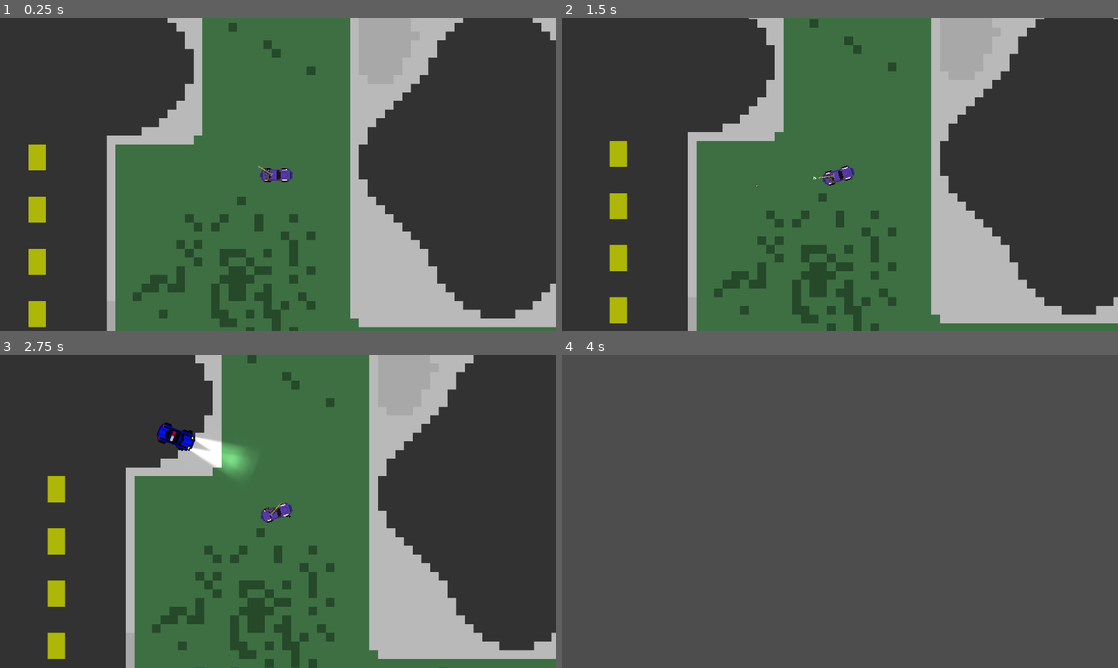
Above: before the commit, frames 1-4 (two rows, left to right).
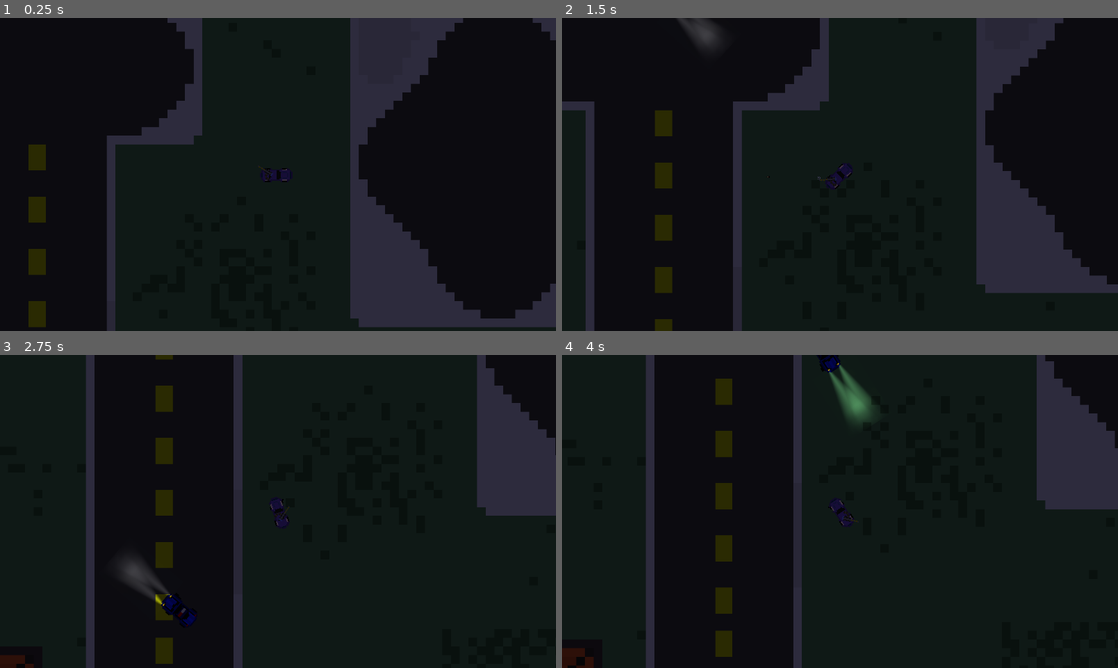
Above: after the commit, the same moments.

Repository: lionidasgerasimatos/Route-E40
Game: Godot game, scene res://Scene/world.tscn
Two runs of this game, one before a commit and one after it. Both use one fixed random seed, a clock stepped at 60 frames per second and the inputs below.
Inputs (mouse positions are in pixels of both pictures, inside the frame that each line leads up to):
- Up to frame 1 (0.25 s): no input
- Up to frame 2 (1.5 s): tap Enter at 0.5 s; move the mouse to (962, 158) at 0.52 s; hold D (right) 0.53-1.28 s; hold Space (handbreak) 0.53-1.28 s; move the mouse to (728, 190) at 1.27 s; hold S (down) from 1.28 s (still down); click (728, 190) at 1.35 s
- Up to frame 3 (2.75 s): move the mouse to (333, 442) at 2.02 s; release S (down) at 2.03 s; hold D (right) from 2.03 s (still down); hold Space (handbreak) from 2.03 s (still down)
- Up to frame 4 (4 s): move the mouse to (812, 574) at 2.77 s; release D (right) at 2.78 s; release Space (handbreak) at 2.78 s; hold W (up) 2.78-3.53 s; click (812, 574) at 2.85 s; move the mouse to (1006, 558) at 3.52 s; hold A (left) from 3.53 s (still down); hold Space (handbreak) from 3.53 s (still down)

The runs differ from the first frame. In frame 1, 100% of the frame differs, in the area x 0-100%, y 0-100%; in frame 2, 92%; in frame 3, 93%; in frame 4, 100%.

Commit message:
Add occlusion layer

Diff:
--- a/Scene/world.tscn
+++ b/Scene/world.tscn
@@ -12,6 +12,15 @@
 outlines = Array[PackedVector2Array]([PackedVector2Array(32, 8.09641, -1.92772, 9.06027, -1.92772, 19.0844, -28.1447, 19.8555, -25.8314, 7.51809, -25.8314, -7.90363, -25.0603, -21.3976, -0.771088, -22.1687, -0.771088, -7.51809, 24.2946, -8.16062, 32, -8.09641)])
 agent_radius = 0.0
 
+[sub_resource type="OccluderPolygon2D" id="OccluderPolygon2D_pcvp0"]
+polygon = PackedVector2Array(-29.7666, -25.7198, -16.9967, -25.8997, -17.3564, -14.5686, -29.9465, -14.9283)
+
+[sub_resource type="OccluderPolygon2D" id="OccluderPolygon2D_37axr"]
+polygon = PackedVector2Array(13.3995, -29.6767, 32, -29.317, 32, -29.6767, 32, -13.4894, 13.2196, -13.6693)
+
+[sub_resource type="OccluderPolygon2D" id="OccluderPolygon2D_ol2hl"]
+polygon = PackedVector2Array(18.9751, 18.1657, 18.9751, 30.2163, 29.227, 30.2163, 29.5868, 18.7053)
+
 [sub_resource type="NavigationPolygon" id="NavigationPolygon_scul4"]
 vertices = PackedVector2Array(9.0625, -7.71094, 32, -8.09375, 32, 8.09375, 7.51563, 9.25, -7.51563, -8.09375, -7.90625, -32, 8.67188, -32, -7.90625, 7.71094, -32, 7.32813, -32, -8.48438)
 polygons = Array[PackedInt32Array]([PackedInt32Array(0, 1, 2, 3), PackedInt32Array(4, 5, 6, 0, 3), PackedInt32Array(4, 3, 7), PackedInt32Array(8, 9, 4, 7)])
@@ -23,6 +32,12 @@
 polygons = Array[PackedInt32Array]([PackedInt32Array(0, 1, 2, 3), PackedInt32Array(4, 5, 6, 0, 3), PackedInt32Array(4, 3, 7), PackedInt32Array(8, 9, 4, 7)])
 outlines = Array[PackedVector2Array]([PackedVector2Array(-8.09641, 32, -9.25304, 7.51809, -7.71086, -7.90364, -7.32532, -32, 8.48195, -32, 8.09641, -7.51809, 32, -7.90364, 32, 8.67472, 7.71087, 9.06026, 8.09641, 32)])
 agent_radius = 0.0
+
+[sub_resource type="OccluderPolygon2D" id="OccluderPolygon2D_ddf65"]
+polygon = PackedVector2Array(-29.2085, -27.2018, -14.1955, -27.7964, -14.4928, -10.851, -28.9112, -10.5537)
+
+[sub_resource type="OccluderPolygon2D" id="OccluderPolygon2D_h7cfj"]
+polygon = PackedVector2Array(22.932, 18.7053, 32, 19.0868, 32, 30.576, 23.4016, 30.6607, 23.4016, 26.2951, 26.5489, 26.1936, 26.4474, 23.1478, 22.7521, 23.5615)
 
 [sub_resource type="NavigationPolygon" id="NavigationPolygon_37axr"]
 vertices = PackedVector2Array(9.0625, -7.71094, 32, -8.09375, 32, 8.09375, 7.51563, 9.25, -7.51563, -8.09375, -7.90625, -32, 8.67188, -32, -7.90625, 7.71094)
@@ -30,11 +45,20 @@
 outlines = Array[PackedVector2Array]([PackedVector2Array(32, 8.09641, 7.51809, 9.25304, -7.90364, 7.71086, -7.51809, -8.09641, -7.90364, -32, 8.67472, -32, 9.06026, -7.71087, 32, -8.09641)])
 agent_radius = 0.0
 
+[sub_resource type="OccluderPolygon2D" id="OccluderPolygon2D_y56vo"]
+polygon = PackedVector2Array(-26.8302, -30.026, -26.6815, -18.1345, -18.0602, -18.1345, -17.9116, -23.783, -21.1817, -23.6343, -21.1817, -29.8774)
+
 [sub_resource type="NavigationPolygon" id="NavigationPolygon_ol2hl"]
 vertices = PackedVector2Array(-9.0625, 7.71094, -32, 8.09375, -32, -8.09375, -7.51563, -9.25, 7.51563, 8.09375, 7.90625, 32, -8.67188, 32, 7.90625, -7.71094, 32, -7.32813, 32, 8.48438)
 polygons = Array[PackedInt32Array]([PackedInt32Array(0, 1, 2, 3), PackedInt32Array(4, 5, 6, 0, 3), PackedInt32Array(4, 3, 7), PackedInt32Array(8, 9, 4, 7)])
 outlines = Array[PackedVector2Array]([PackedVector2Array(-32, -8.09641, -7.51809, -9.25304, 7.90364, -7.71086, 32, -7.32532, 32, 8.48195, 7.51809, 8.09641, 7.90364, 32, -8.67472, 32, -9.06026, 7.71087, -32, 8.09641)])
 agent_radius = 0.0
+
+[sub_resource type="OccluderPolygon2D" id="OccluderPolygon2D_6a5p4"]
+polygon = PackedVector2Array(-21.1334, -28.5975, 8.72315, -28.4177, 8.36343, -14.3887, -20.414, -14.3887)
+
+[sub_resource type="OccluderPolygon2D" id="OccluderPolygon2D_nka0b"]
+polygon = PackedVector2Array(-27.7882, 12.0505, -27.968, 28.7774, -13.3995, 28.5975, -14.1189, 12.4103)
 
 [sub_resource type="NavigationPolygon" id="NavigationPolygon_ddf65"]
 vertices = PackedVector2Array(9.0625, -7.71094, 32, -8.09375, 32, 8.09375, 7.51563, 9.25, -32, -7.71094, -32, 8.48438)
@@ -42,23 +66,50 @@
 outlines = Array[PackedVector2Array]([PackedVector2Array(32, 8.09641, 7.51809, 9.25304, -32, 8.48195, -32, -7.71087, 9.06026, -7.71087, 32, -8.09641)])
 agent_radius = 0.0
 
+[sub_resource type="OccluderPolygon2D" id="OccluderPolygon2D_0gfnl"]
+polygon = PackedVector2Array(-12.5002, -23.9212, 8.54329, -23.5615, 8.90301, -11.1512, -13.0398, -11.511)
+
+[sub_resource type="OccluderPolygon2D" id="OccluderPolygon2D_kufhj"]
+polygon = PackedVector2Array(-26.709, 12.4103, -26.8889, 23.3816, -9.44258, 23.7414, -9.98216, 12.4103)
+
+[sub_resource type="OccluderPolygon2D" id="OccluderPolygon2D_a6mvv"]
+polygon = PackedVector2Array(8.00372, 11.511, 12.5002, 11.3311, 12.3203, 14.7484, 29.4069, 15.288, 29.4069, 25.1802, 8.18357, 25.3601)
+
 [sub_resource type="NavigationPolygon" id="NavigationPolygon_h7cfj"]
 vertices = PackedVector2Array(7.71094, 9.0625, 8.09375, 32, -8.09375, 32, -9.25, 7.51563, 8.09375, -7.51563, 32, -7.90625, 32, 8.67188, -7.71094, -7.90625)
 polygons = Array[PackedInt32Array]([PackedInt32Array(0, 1, 2, 3), PackedInt32Array(4, 5, 6, 0, 3), PackedInt32Array(4, 3, 7)])
 outlines = Array[PackedVector2Array]([PackedVector2Array(-8.09641, 32, -9.25304, 7.51809, -7.71086, -7.90364, 8.09641, -7.51809, 32, -7.90364, 32, 8.67472, 7.71087, 9.06026, 8.09641, 32)])
 agent_radius = 0.0
 
+[sub_resource type="OccluderPolygon2D" id="OccluderPolygon2D_s81y4"]
+polygon = PackedVector2Array(-9.43887, -30.4719, 3.49313, -30.4719, 3.70568, -24.0616, 8.07128, -23.96, 8.17281, -30.4577, 23.7062, -30.8638, 23.9093, -14.2136, 8.07128, -14.3151, 8.17281, -20.9143, 3.80721, -21.1173, 3.90873, -14.3151, -10.2033, -14.1121)
+
+[sub_resource type="OccluderPolygon2D" id="OccluderPolygon2D_bfvnh"]
+polygon = PackedVector2Array(16.1933, 15.0258, 16.2948, 26.7012, 29.5947, 26.3966, 29.3916, 22.3356, 27.4627, 22.031, 27.3611, 15.1273)
+
 [sub_resource type="NavigationPolygon" id="NavigationPolygon_y56vo"]
 vertices = PackedVector2Array(-1.92969, 19.0859, -28.1484, 19.8594, -25.8281, 7.51563, -1.92969, 9.0625, -25.8281, -7.90625, -25.0625, -21.3984, -0.773438, -22.1719, -0.773438, -7.51563, 32, 8.09375, 24.2969, -8.16406, 32, -8.09375)
 polygons = Array[PackedInt32Array]([PackedInt32Array(0, 1, 2, 3), PackedInt32Array(2, 4, 5, 6, 7, 3), PackedInt32Array(8, 3, 7, 9, 10)])
 outlines = Array[PackedVector2Array]([PackedVector2Array(32, 8.09641, -1.92772, 9.06027, -1.92772, 19.0844, -28.1447, 19.8555, -25.8314, 7.51809, -25.8314, -7.90363, -25.0603, -21.3976, -0.771088, -22.1687, -0.771088, -7.51809, 24.2946, -8.16062, 32, -8.09641)])
 agent_radius = 0.0
 
+[sub_resource type="OccluderPolygon2D" id="OccluderPolygon2D_o8j5v"]
+polygon = PackedVector2Array(3.49312, 12.4861, 3.49312, 26.1613, 16.4251, 26.4586, 15.9792, 12.4861)
+
 [sub_resource type="NavigationPolygon" id="NavigationPolygon_6a5p4"]
 vertices = PackedVector2Array(-7.71094, -9.0625, -8.09375, -32, 8.09375, -32, 9.25, -7.51563, -8.09375, 7.51563, -32, 7.90625, -32, -8.67188, 7.71094, 7.90625, 7.32813, 32, -8.48438, 32)
 polygons = Array[PackedInt32Array]([PackedInt32Array(0, 1, 2, 3), PackedInt32Array(4, 5, 6, 0, 3), PackedInt32Array(4, 3, 7), PackedInt32Array(8, 9, 4, 7)])
 outlines = Array[PackedVector2Array]([PackedVector2Array(8.09641, -32, 9.25304, -7.51809, 7.71086, 7.90364, 7.32532, 32, -8.48195, 32, -8.09641, 7.51809, -32, 7.90364, -32, -8.67472, -7.71087, -9.06026, -8.09641, -32)])
 agent_radius = 0.0
+
+[sub_resource type="OccluderPolygon2D" id="OccluderPolygon2D_opfkj"]
+polygon = PackedVector2Array(-26.1694, -27.8781, -12.5002, -28.058, -12.5002, -12.9498, -26.709, -12.9498)
+
+[sub_resource type="OccluderPolygon2D" id="OccluderPolygon2D_7lbl5"]
+polygon = PackedVector2Array(-24.5507, 10.6117, -24.3709, 30.3961, -10.7016, 30.3961, -10.5217, 10.4318)
+
+[sub_resource type="OccluderPolygon2D" id="OccluderPolygon2D_ptfde"]
+polygon = PackedVector2Array(13.2196, -4.85618, 13.0398, 10.6117, 27.968, 10.2519, 27.7882, -4.67633)
 
 [sub_resource type="NavigationPolygon" id="NavigationPolygon_nka0b"]
 vertices = PackedVector2Array(-7.71094, -9.0625, -8.09375, -32, 8.09375, -32, 9.25, -7.51563, -8.09375, 7.51563, -32, 7.90625, -32, -8.67188, 7.71094, 7.90625)
@@ -72,6 +123,12 @@
 outlines = Array[PackedVector2Array]([PackedVector2Array(-8.09641, 32, -9.25304, 7.51809, -8.48195, -32, 7.71087, -32, 7.71087, 9.06026, 8.09641, 32)])
 agent_radius = 0.0
 
+[sub_resource type="OccluderPolygon2D" id="OccluderPolygon2D_w1jyx"]
+polygon = PackedVector2Array(13.3288, -25.7976, 29.6544, -25.5667, 29.3571, -1.18915, 13.155, -1.48643)
+
+[sub_resource type="OccluderPolygon2D" id="OccluderPolygon2D_wua5g"]
+polygon = PackedVector2Array(-29.7901, -29.9744, -30.0358, -7.37075, -14.4344, -7.4936, -14.4344, -29.6059)
+
 [sub_resource type="NavigationPolygon" id="NavigationPolygon_kufhj"]
 vertices = PackedVector2Array(19.0859, 1.92969, 19.8594, 28.1484, 7.51563, 25.8281, 9.0625, 1.92969, -7.90625, 25.8281, -21.3984, 25.0625, -22.1719, 0.773438, -7.51563, 0.773438, 8.09375, -32, -8.16406, -24.2969, -8.09375, -32)
 polygons = Array[PackedInt32Array]([PackedInt32Array(0, 1, 2, 3), PackedInt32Array(2, 4, 5, 6, 7, 3), PackedInt32Array(8, 3, 7, 9, 10)])
@@ -84,6 +141,9 @@
 outlines = Array[PackedVector2Array]([PackedVector2Array(-32, -8.09641, -7.51809, -9.25304, 7.90364, -7.71086, 7.51809, 8.09641, 7.90364, 32, -8.67472, 32, -9.06026, 7.71087, -32, 8.09641)])
 agent_radius = 0.0
 
+[sub_resource type="OccluderPolygon2D" id="OccluderPolygon2D_e5xlp"]
+polygon = PackedVector2Array(-5.66555, -29.6767, 27.7882, -29.6767, 27.968, -15.8276, 18.2557, -16.0074, 17.5362, -11.1512, 4.40654, -11.3311, 4.58714, -16.0776, -5.66555, -16.1873)
+
 [sub_resource type="NavigationPolygon" id="NavigationPolygon_s81y4"]
 vertices = PackedVector2Array(1.92969, -19.0859, 28.1484, -19.8594, 25.8281, -7.51563, 1.92969, -9.0625, 25.8281, 7.90625, 25.0625, 21.3984, 0.773438, 22.1719, 0.773438, 7.51563, -32, -8.09375, -24.2969, 8.16406, -32, 8.09375)
 polygons = Array[PackedInt32Array]([PackedInt32Array(0, 1, 2, 3), PackedInt32Array(2, 4, 5, 6, 7, 3), PackedInt32Array(8, 3, 7, 9, 10)])
@@ -100,71 +160,84 @@
 texture = ExtResource("2_dlwip")
 texture_region_size = Vector2i(64, 64)
 0:0/0 = 0
-0:0/0/physics_layer_0/polygon_0/points = PackedVector2Array(27.5734, -26.6072, 17.1683, -27.3504, 14.0468, -17.5399, 26.8302, -15.013)
-0:0/0/physics_layer_0/polygon_1/points = PackedVector2Array(-29.3571, -24.8235, -30.6949, -14.2698, -16.7224, -13.0806, -18.0602, -24.9721)
-0:0/0/physics_layer_0/polygon_2/points = PackedVector2Array(20.7358, 29.8774, 20.2898, 19.621, 30.1003, 19.621, 29.5058, 30.026)
-0:0/0/physics_layer_0/polygon_3/points = PackedVector2Array(-29.2085, 12.6347, -29.9517, 28.8369, -14.1955, 30.4719, -11.5199, 17.094)
+0:0/0/occlusion_layer_0/polygon_0/polygon = SubResource("OccluderPolygon2D_pcvp0")
+0:0/0/occlusion_layer_0/polygon_1/polygon = SubResource("OccluderPolygon2D_37axr")
+0:0/0/occlusion_layer_0/polygon_2/polygon = SubResource("OccluderPolygon2D_ol2hl")
+0:0/0/physics_layer_0/polygon_0/points = PackedVector2Array(-29.4887, -25.6802, -17.0839, -25.6802, -17.5191, -14.1459, -29.7064, -14.3635)
+0:0/0/physics_layer_0/polygon_1/points = PackedVector2Array(12.9489, -29.8152, 13.1666, -13.493, 32, -13.493, 32, -29.8152)
+0:0/0/physics_layer_0/polygon_2/points = PackedVector2Array(18.7161, 17.628, 19.369, 30.2504, 29.8152, 30.2504, 29.5975, 17.628)
+0:0/0/physics_layer_0/polygon_3/points = PackedVector2Array(-28.5094, 13.7106, -29.8152, 29.1623, -13.493, 30.2504, -13.493, 14.7988)
 0:0/0/navigation_layer_0/polygon = SubResource("NavigationPolygon_o8j5v")
 1:0/0 = 0
-1:0/0/physics_layer_0/polygon_0/points = PackedVector2Array(-27.2907, 14.9282, -23.5681, 23.4365, -15.4049, 25.2798, -13.762, 14.4617)
-1:0/0/physics_layer_0/polygon_1/points = PackedVector2Array(-18.3015, -25.8065, 7.76827, -27.6498, 5.13496, -17.3799, -15.1415, -15.7999)
+1:0/0/occlusion_layer_0/polygon_0/polygon = SubResource("OccluderPolygon2D_6a5p4")
+1:0/0/occlusion_layer_0/polygon_1/polygon = SubResource("OccluderPolygon2D_nka0b")
+1:0/0/physics_layer_0/polygon_0/points = PackedVector2Array(-20.2395, -28.727, 8.70516, -28.727, 8.70516, -14.5811, -21.3276, -14.1459)
+1:0/0/physics_layer_0/polygon_1/points = PackedVector2Array(-28.5094, 13.7106, -29.8152, 29.1623, -14.1459, 28.0741, -14.5811, 12.8401)
 1:0/0/navigation_layer_0/polygon = SubResource("NavigationPolygon_ol2hl")
 2:0/0 = 0
-2:0/0/physics_layer_0/polygon_0/points = PackedVector2Array(-24.6215, 11.8499, -24.0948, 29.7564, -10.6649, 32, -8.55827, 12.9032)
-2:0/0/physics_layer_0/polygon_1/points = PackedVector2Array(-24.6215, -26.0698, -12.2449, -26.0698, -13.5616, -9.74325, -25.1481, -12.9032)
-2:0/0/physics_layer_0/polygon_2/points = PackedVector2Array(15.6682, -3.68664, 11.9816, 10.5332, 21.4615, 10.2699, 24.8848, -1.31666)
-2:0/0/physics_layer_0/polygon_3/points = PackedVector2Array(21.1982, -28.4398, 20.9348, -19.7498, 29.8881, -20.2765)
+2:0/0/occlusion_layer_0/polygon_0/polygon = SubResource("OccluderPolygon2D_opfkj")
+2:0/0/occlusion_layer_0/polygon_1/polygon = SubResource("OccluderPolygon2D_7lbl5")
+2:0/0/occlusion_layer_0/polygon_2/polygon = SubResource("OccluderPolygon2D_ptfde")
+2:0/0/physics_layer_0/polygon_0/points = PackedVector2Array(13.7106, 10.6638, 28.2918, 10.4462, 27.8565, -4.57021, 13.2754, -4.35258)
+2:0/0/physics_layer_0/polygon_1/points = PackedVector2Array(-24.3745, 10.2286, -24.8097, 30.0328, -10.8815, 29.5976, -11.3167, 10.6638)
+2:0/0/physics_layer_0/polygon_2/points = PackedVector2Array(-11.8915, -13.6752, -29.1341, -13.5266, -29.2828, -30.4719, -17.8372, -30.7692, -18.4318, -27.7963, -13.0806, -27.7963, -13.3779, -14.7157)
 2:0/0/navigation_layer_0/polygon = SubResource("NavigationPolygon_6a5p4")
 3:0/0 = 0
-3:0/0/physics_layer_0/polygon_0/points = PackedVector2Array(-3.4988, -27.0574, -6.76435, -16.3278, 26.3577, -16.7943, 26.8242, -32)
+3:0/0/occlusion_layer_0/polygon_0/polygon = SubResource("OccluderPolygon2D_e5xlp")
+3:0/0/physics_layer_0/polygon_0/points = PackedVector2Array(-5.11428, -16.7574, 3.80851, -16.7574, 4.67902, -11.0991, 17.5191, -11.3167, 16.8663, -16.7574, 27.7477, -16.7574, 27.9653, -29.3799, -5.33191, -30.2504)
 3:0/0/navigation_layer_0/polygon = SubResource("NavigationPolygon_a6mvv")
 0:1/0 = 0
 0:1/0/navigation_layer_0/polygon = SubResource("NavigationPolygon_scul4")
 1:1/0 = 0
-1:1/0/physics_layer_0/polygon_0/points = PackedVector2Array(-9.5634, -21.4593, -10.9629, -13.0622, 4.89833, -13.5287, 4.43182, -21.4593)
-1:1/0/physics_layer_0/polygon_1/points = PackedVector2Array(-25.4246, 12.5957, -24.4916, 20.9928, -11.4294, 20.9928, -10.4964, 12.1292)
-1:1/0/physics_layer_0/polygon_2/points = PackedVector2Array(10.9629, 10.7297, 10.0299, 22.3924, 28.2237, 23.3254, 27.2907, 15.3947)
+1:1/0/occlusion_layer_0/polygon_0/polygon = SubResource("OccluderPolygon2D_0gfnl")
+1:1/0/occlusion_layer_0/polygon_1/polygon = SubResource("OccluderPolygon2D_kufhj")
+1:1/0/occlusion_layer_0/polygon_2/polygon = SubResource("OccluderPolygon2D_a6mvv")
+1:1/0/physics_layer_0/polygon_0/points = PackedVector2Array(-13.0577, -23.9392, 9.35805, -23.7216, 8.92279, -12.1872, -12.6225, -11.752)
+1:1/0/physics_layer_0/polygon_1/points = PackedVector2Array(-26.1155, 12.6225, -25.8979, 23.0687, -9.57568, 23.9392, -9.14042, 12.4049)
+1:1/0/physics_layer_0/polygon_2/points = PackedVector2Array(8.26991, 10.8815, 8.05227, 24.8097, 29.3799, 25.245, 29.1623, 15.4517, 12.4049, 15.0164, 12.6225, 10.6638)
 1:1/0/navigation_layer_0/polygon = SubResource("NavigationPolygon_ddf65")
 2:1/0 = 0
 2:1/0/navigation_layer_0/polygon = SubResource("NavigationPolygon_nka0b")
 3:1/0 = 0
-3:1/0/physics_layer_0/polygon_0/points = PackedVector2Array(-20.7596, -20.5263, -22.1591, -14.4617, -3.96531, -12.5957, -3.96531, -17.7273)
 3:1/0/navigation_layer_0/polygon = SubResource("NavigationPolygon_s81y4")
 0:2/0 = 0
-0:2/0/physics_layer_0/polygon_0/points = PackedVector2Array(26.3577, -22.8589, 10.9629, -25.1914, 13.762, -13.0622, 28.2237, -12.5957)
-0:2/0/physics_layer_0/polygon_1/points = PackedVector2Array(-27.2907, -26.5909, -27.7572, -13.5287, -16.0945, -13.5287, -17.494, -23.3254)
-0:2/0/physics_layer_0/polygon_2/points = PackedVector2Array(22.1591, 20.0598, 23.0921, 32, 32, 32, 32, 20.0598)
+0:2/0/occlusion_layer_0/polygon_0/polygon = SubResource("OccluderPolygon2D_ddf65")
+0:2/0/occlusion_layer_0/polygon_1/polygon = SubResource("OccluderPolygon2D_h7cfj")
+0:2/0/physics_layer_0/polygon_0/points = PackedVector2Array(-28.0741, -26.7684, -13.7106, -26.7684, -14.3635, -10.6638, -20.2395, -11.5343, -19.8042, -5.00547, -32, -4.35258, -32, -14.1459, -28.9447, -14.1459)
+0:2/0/physics_layer_0/polygon_1/points = PackedVector2Array(22.8511, 30.0328, 32, 29.3799, 32, 19.1514, 22.8511, 18.9337)
+0:2/0/physics_layer_0/polygon_2/points = PackedVector2Array(13.2754, -25.6802, 13.493, -11.5343, 28.2918, -12.1872, 28.9447, -25.8979)
 0:2/0/navigation_layer_0/polygon = SubResource("NavigationPolygon_pcvp0")
 1:2/0 = 0
-1:2/0/physics_layer_0/polygon_0/points = PackedVector2Array(20.2931, -27.0574, -8.63039, -25.6579, -6.29785, -15.3947, 21.2261, -15.3947)
-1:2/0/physics_layer_0/polygon_1/points = PackedVector2Array(17.0275, 17.7273, 17.9605, 25.1914, 26.8242, 25.6579, 24.4916, 16.7943)
+1:2/0/occlusion_layer_0/polygon_0/polygon = SubResource("OccluderPolygon2D_s81y4")
+1:2/0/occlusion_layer_0/polygon_1/polygon = SubResource("OccluderPolygon2D_bfvnh")
+1:2/0/physics_layer_0/polygon_0/points = PackedVector2Array(16.7574, 26.3331, 29.5976, 25.4626, 29.5976, 22.4158, 27.4213, 21.7629, 27.8565, 15.4517, 17.1927, 15.6693)
+1:2/0/physics_layer_0/polygon_1/points = PackedVector2Array(8.48753, -30.0328, 8.34957, -25.48, 2.61155, -25.0273, 3.04681, -30.0328, -9.57568, -30.2504, -9.57568, -14.5811, 3.26443, -14.5811, 2.61155, -20.4571, 8.89797, -20.4561, 9.14042, -14.7988, 23.5039, -14.3635, 23.0687, -30.0328)
 1:2/0/navigation_layer_0/polygon = SubResource("NavigationPolygon_h7cfj")
 2:2/0 = 0
-2:2/0/physics_layer_0/polygon_0/points = PackedVector2Array(32, -22.4452, 20.1412, -23.0398, 18.9521, -3.27016, 32, -2.52694)
-2:2/0/physics_layer_0/polygon_1/points = PackedVector2Array(-25.3437, -29.2828, -28.9112, -10.5537, -15.8305, -9.36455, -16.5738, -25.864)
-2:2/0/physics_layer_0/polygon_2/points = PackedVector2Array(20.7358, 29.8774, 20.2898, 19.621, 28.168, 20.3642, 26.8302, 29.7287)
-2:2/0/physics_layer_0/polygon_3/points = PackedVector2Array(-21.3304, 5.94574, -21.9249, 12.0401, -17.9116, 11.2969, -17.4656, 5.7971)
+2:2/0/occlusion_layer_0/polygon_0/polygon = SubResource("OccluderPolygon2D_w1jyx")
+2:2/0/occlusion_layer_0/polygon_1/polygon = SubResource("OccluderPolygon2D_wua5g")
+2:2/0/physics_layer_0/polygon_0/points = PackedVector2Array(-29.5976, -29.3799, -13.7106, -29.8152, -14.1459, -7.18176, -29.5976, -7.18176)
+2:2/0/physics_layer_0/polygon_1/points = PackedVector2Array(-23.7216, 20.2395, -23.2863, 26.7684, -10.0109, 26.3331, -11.3167, 19.5866)
+2:2/0/physics_layer_0/polygon_2/points = PackedVector2Array(9.57568, 27.8565, 29.5975, 26.5507, 28.0742, 19.369, 11.3167, 20.2395)
+2:2/0/physics_layer_0/polygon_3/points = PackedVector2Array(13.2754, -25.6802, 13.493, -2.17629, 28.9447, -2.17629, 28.9447, -25.8979)
 2:2/0/navigation_layer_0/polygon = SubResource("NavigationPolygon_0gfnl")
 3:2/0 = 0
-3:2/0/physics_layer_0/polygon_0/points = PackedVector2Array(23.4114, 1.48643, 11.6685, 3.86473, 15.6819, 25.2694, 24.3032, 25.2694)
-3:2/0/physics_layer_0/polygon_1/points = PackedVector2Array(-23.56, 2.22965, -22.9654, 23.783, -14.1955, 24.0803, -12.709, 4.01338)
 3:2/0/navigation_layer_0/polygon = SubResource("NavigationPolygon_bfvnh")
 0:3/0 = 0
-0:3/0/physics_layer_0/polygon_0/points = PackedVector2Array(-25.8912, -26.5909, -25.4246, -17.7273, -19.3601, -17.7273, -18.8935, -27.9904)
+0:3/0/occlusion_layer_0/polygon_0/polygon = SubResource("OccluderPolygon2D_y56vo")
+0:3/0/physics_layer_0/polygon_0/points = PackedVector2Array(-27.1275, -29.8774, -26.5329, -18.5804, -18.5061, -18.7291, -18.3575, -24.0803, -21.479, -24.2289, -21.3304, -30.1746)
 0:3/0/navigation_layer_0/polygon = SubResource("NavigationPolygon_37axr")
 1:3/0 = 0
-1:3/0/physics_layer_0/polygon_0/points = PackedVector2Array(2.09929, 14.9282, 2.56579, 25.1914, 16.0945, 25.1914, 14.2285, 12.5957)
+1:3/0/occlusion_layer_0/polygon_0/polygon = SubResource("OccluderPolygon2D_o8j5v")
+1:3/0/physics_layer_0/polygon_0/points = PackedVector2Array(3.15562, 12.6225, 3.59088, 25.4626, 15.7781, 25.8979, 15.9957, 12.6225)
 1:3/0/navigation_layer_0/polygon = SubResource("NavigationPolygon_y56vo")
 2:3/0 = 0
-2:3/0/physics_layer_0/polygon_0/points = PackedVector2Array(29.9517, 3.86473, 23.8573, 4.31067, 23.8573, 25.864, 29.803, 26.0126)
 2:3/0/navigation_layer_0/polygon = SubResource("NavigationPolygon_kufhj")
 3:3/0 = 0
-3:3/0/physics_layer_0/polygon_0/points = PackedVector2Array(18.5061, -10.7023, 5.87142, -13.6752, 3.64177, 7.58082, 20.2898, 8.02675)
-3:3/0/physics_layer_0/polygon_1/points = PackedVector2Array(-20.5871, -20.0669, -25.0464, 8.1754, -5.87142, 6.24303, -6.31735, -19.0264)
-3:3/0/physics_layer_0/polygon_2/points = PackedVector2Array(-8.24972, 22.7425, -6.91193, 15.6076, 7.65514, 16.6481, 7.20921, 28.8369)
 
 [sub_resource type="TileSet" id="TileSet_scul4"]
 tile_size = Vector2i(64, 64)
+occlusion_layer_0/light_mask = 1
 physics_layer_0/collision_layer = 9
 navigation_layer_0/layers = 1
 sources/0 = SubResource("TileSetAtlasSource_ejll3")
@@ -218,3 +291,9 @@
 [node name="enemy handleler" type="Node2D" parent="."]
 
 [node name="Police Car" parent="enemy handleler" instance=ExtResource("4_scul4")]
+
+[node name="Timer" type="Timer" parent="enemy handleler"]
+wait_time = 4.0
+
+[node name="CanvasModulate" type="CanvasModulate" parent="."]
+color = Color(0.2442, 0.231, 0.33, 1)
Not shown: 1 places in Scene/world.tscn that only renumber resources
